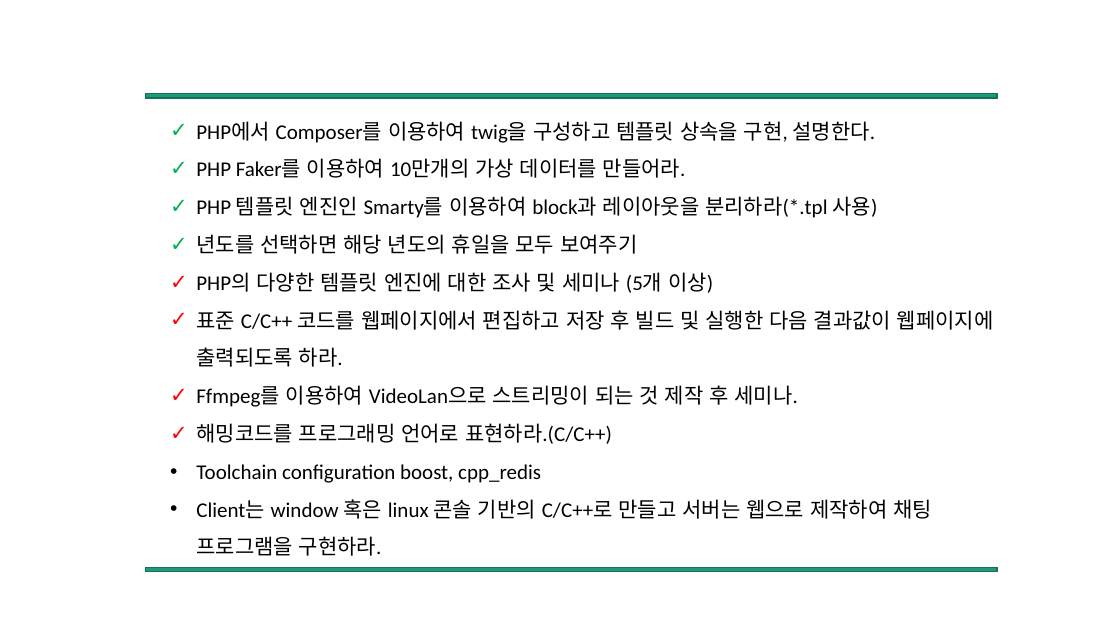
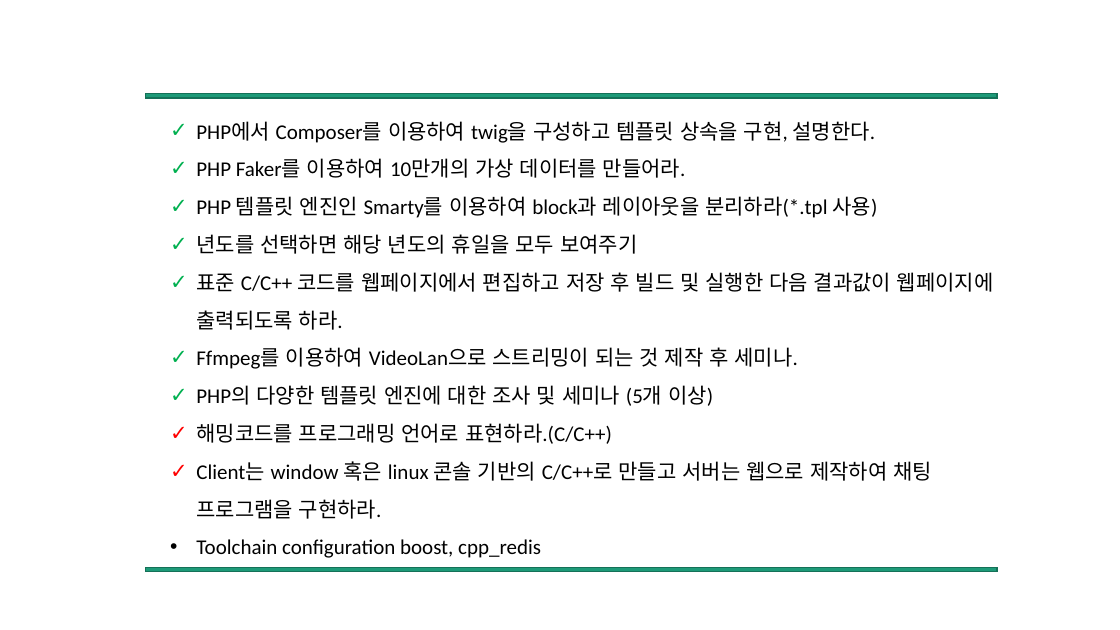
Before and after one commit to Mikusnuz/MyPractice, a slide deck: slide 2 of TheorySeminar/16. Detail Mission.pptx. Drawn at 1120x630 pixels with LibreOffice and Linux fonts; fonts in the diff are those of the drawing. Boxes give left, top, right and bottom in pixels: in the first picture for what was removed or moved away, otherwise in the second. Text is boxed around its words. In the diff, an @@ line names an element or a change of style, - is before the commit and + after.

```diff
--- a/TheorySeminar/16. Detail Mission.pptx
+++ b/TheorySeminar/16. Detail Mission.pptx
@@ text at (x1=196, y1=272, x2=713, y2=293): paragraph removed @@
-✓ PHP의 다양한 템플릿 엔진에 대한 조사 및 세미나 (5개 이상)
@@ text at (x1=196, y1=272, x2=994, y2=369): bullet colour #FF0000 to #00B050 @@
@@ text at (x1=196, y1=385, x2=713, y2=406): paragraph added @@
+✓ PHP의 다양한 템플릿 엔진에 대한 조사 및 세미나 (5개 이상)
@@ text at (x1=196, y1=461, x2=932, y2=519): paragraph added @@
+✓ Client는 window 혹은 linux 콘솔 기반의 C/C++로 만들고 서버는 웹으로 제작하여 채팅 프로그램을 구현하라.
@@ text at (x1=196, y1=499, x2=932, y2=556): paragraph removed @@
-• Client는 window 혹은 linux 콘솔 기반의 C/C++로 만들고 서버는 웹으로 제작하여 채팅 프로그램을 구현하라.
```
Also in this commit, not shown: 48 other files.
